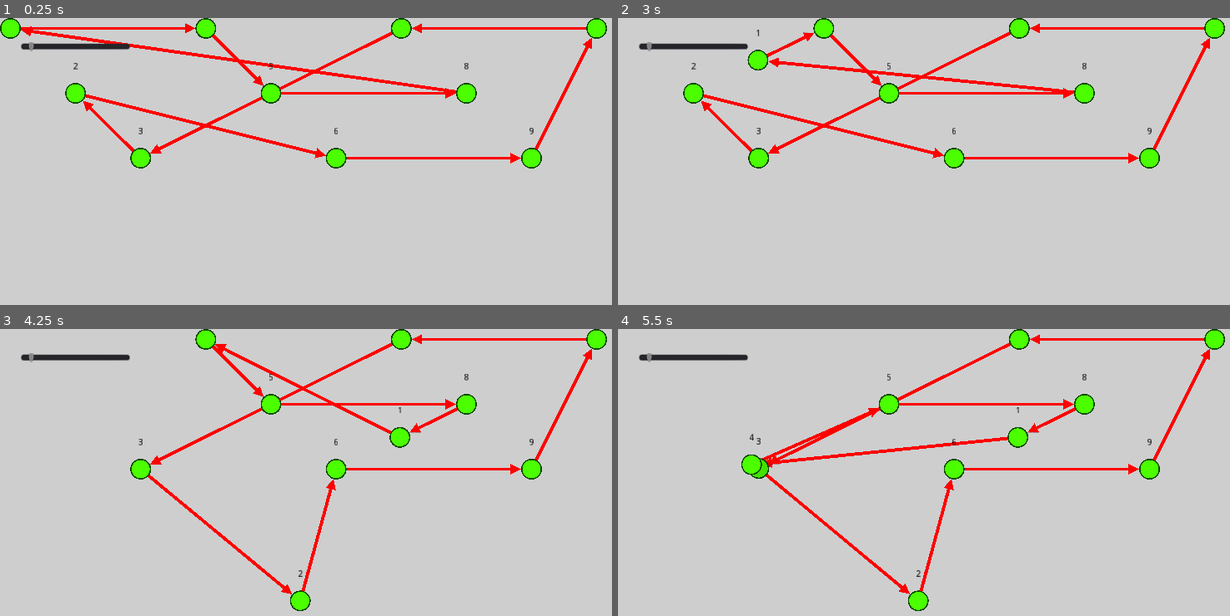
Above: before the commit, frames 1-4 (two rows, left to right).
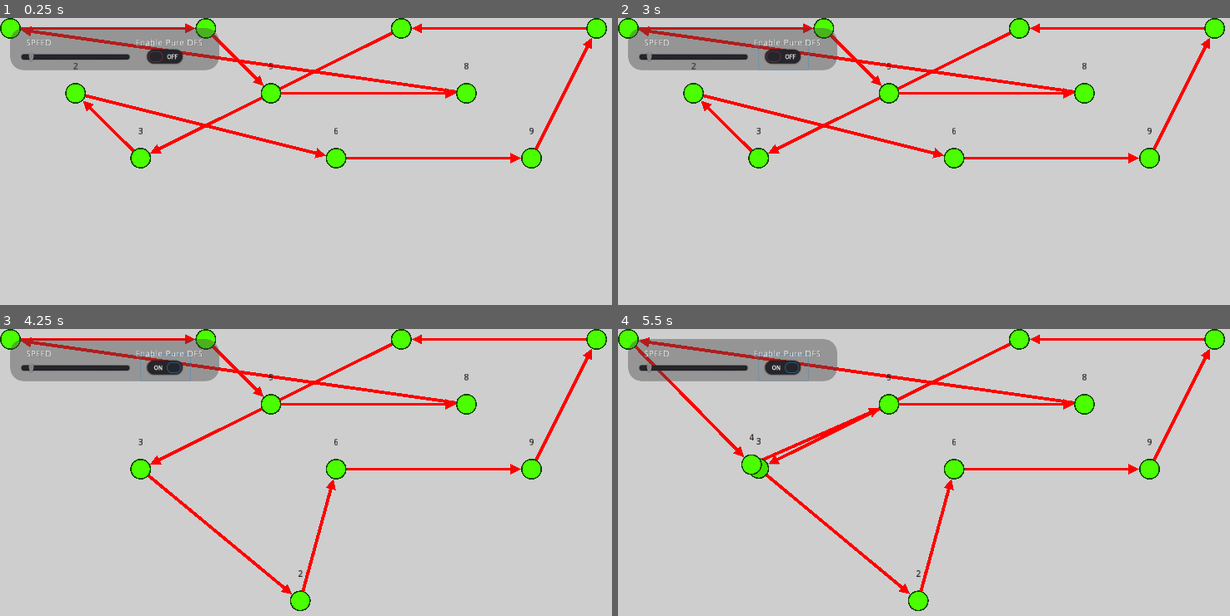
Above: after the commit, the same moments.

Repository: ron0studios/ron0studios.github.io
Game: Godot game, scene res://main.tscn
Same seed, same stepped clock (60 frames per second), same inputs: the game is played once before the commit and once after it.
Inputs (mouse positions are in pixels of both pictures, inside the frame that each line leads up to):
- Up to frame 1 (0.25 s): no input
- Up to frame 2 (3 s): click (783, 58) at 0.52 s; click (783, 58) at 1.27 s; click (783, 58) at 2.02 s; tap Enter at 2.75 s; drag from (630, 29) to (1015, 127) at 2.77 s
- Up to frame 3 (4.25 s): tap Space at 3.5 s; drag from (73, 403) to (299, 601) at 3.52 s
- Up to frame 4 (5.5 s): tap Enter at 4.25 s; move the mouse to (758, 469) at 4.27 s; tap Middle mouse button (mmb) at 4.35 s; click (758, 469) at 4.42 s; tap Space at 5 s; drag from (826, 340) to (752, 463) at 5.02 s

The runs differ from the first frame. In frame 1, 4.9% of the frame differs, in the area x 1-36%, y 3-19%; in frame 2, 5.9%; in frame 3, 6.2%; in frame 4, 6.4%, in the area x 0-75%, y 0-49%.

Commit message:
updated DFS article

Diff:
--- a/godot/graphsim1/main.gd
+++ b/godot/graphsim1/main.gd
@@ -66,7 +66,7 @@
 	start.flash()
 	explored.append(start)
 	for i in range(2, len(start.get_children())):
-		if not start.get_children()[i].connect_to in explored:
+		if not start.get_children()[i].connect_to in explored or $viewpoint/GUI/CheckButton.pressed:
 			yield(get_tree().create_timer(1), "timeout")
 			start.get_children()[i].greyout(1,0.5, 0.5)
 			yield(dfs(start.get_children()[i].connect_to, explored),"completed")
--- a/godot/graphsim1/main.tscn
+++ b/godot/graphsim1/main.tscn
@@ -1,7 +1,14 @@
-[gd_scene load_steps=3 format=2]
+[gd_scene load_steps=4 format=2]
 
 [ext_resource path="res://cam.gd" type="Script" id=2]
 [ext_resource path="res://main.gd" type="Script" id=3]
+
+[sub_resource type="StyleBoxFlat" id=1]
+bg_color = Color( 0.270588, 0.270588, 0.270588, 0.415686 )
+corner_radius_top_left = 20
+corner_radius_top_right = 20
+corner_radius_bottom_right = 20
+corner_radius_bottom_left = 20
 
 [node name="interface" type="Node2D"]
 script = ExtResource( 3 )
@@ -25,11 +32,21 @@
 [node name="GUI" type="CanvasLayer" parent="viewpoint"]
 layer = 100
 
+[node name="Panel" type="Panel" parent="viewpoint/GUI"]
+margin_left = 16.0
+margin_top = 16.0
+margin_right = 336.0
+margin_bottom = 80.0
+custom_styles/panel = SubResource( 1 )
+__meta__ = {
+"_edit_use_anchors_": false
+}
+
 [node name="HSlider" type="HSlider" parent="viewpoint/GUI"]
 margin_left = 32.0
-margin_top = 24.0
+margin_top = 40.0
 margin_right = 200.0
-margin_bottom = 64.0
+margin_bottom = 80.0
 min_value = 0.5
 max_value = 10.0
 step = 0.5
@@ -38,7 +55,40 @@
 "_edit_use_anchors_": false
 }
 
+[node name="CheckButton" type="CheckButton" parent="viewpoint/GUI"]
+margin_left = 216.0
+margin_top = 40.0
+margin_right = 292.0
+margin_bottom = 80.0
+__meta__ = {
+"_edit_use_anchors_": false
+}
+
+[node name="text" type="Control" parent="viewpoint/GUI"]
+margin_right = 40.0
+margin_bottom = 40.0
+__meta__ = {
+"_edit_use_anchors_": false
+}
+
+[node name="Label" type="Label" parent="viewpoint/GUI/text"]
+margin_left = 40.0
+margin_top = 32.0
+margin_right = 80.0
+margin_bottom = 46.0
+text = "SPEED"
+
+[node name="Label2" type="Label" parent="viewpoint/GUI/text"]
+margin_left = 208.0
+margin_top = 32.0
+margin_right = 311.0
+margin_bottom = 46.0
+text = "Enable Pure DFS"
+__meta__ = {
+"_edit_use_anchors_": false
+}
+
 [node name="nodes" type="Node2D" parent="."]
+[connection signal="gui_input" from="viewpoint/CanvasLayer/ColorRect" to="." method="_on_ColorRect_gui_input"]
 [connection signal="gui_input" from="viewpoint/CanvasLayer/ColorRect" to="viewpoint" method="_on_ColorRect_gui_input"]
-[connection signal="gui_input" from="viewpoint/CanvasLayer/ColorRect" to="." method="_on_ColorRect_gui_input"]
 [connection signal="value_changed" from="viewpoint/GUI/HSlider" to="." method="_on_HSlider_value_changed"]
Binary file added: godot/graphsim1/ARIALBD.TTF
Not shown, changed: godot/graphsim1/export_presets.cfg
Not shown, changed: godot/graphsim1/exports/files.zip
Not shown, added: godot/graphsim1/exports/files/graphsimulation.html
Not shown, changed: godot/graphsim1/exports/files/graphsimulation.pck
Not shown, removed: godot/graphsim1/exports/hello.html
